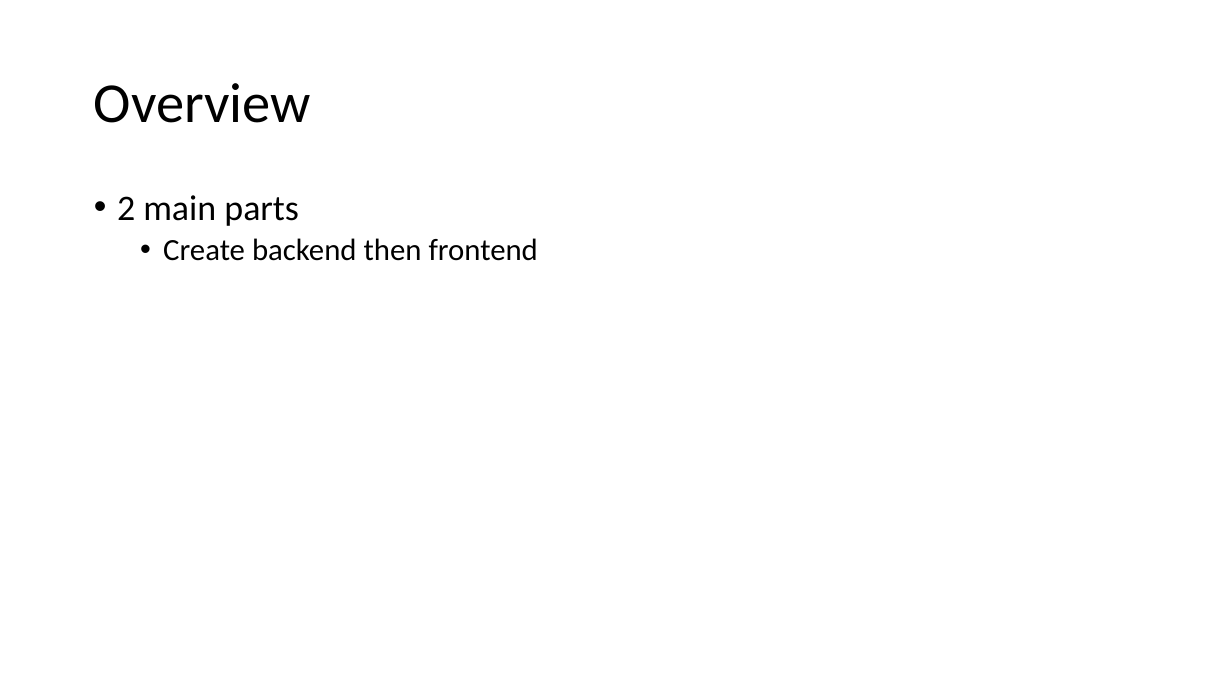
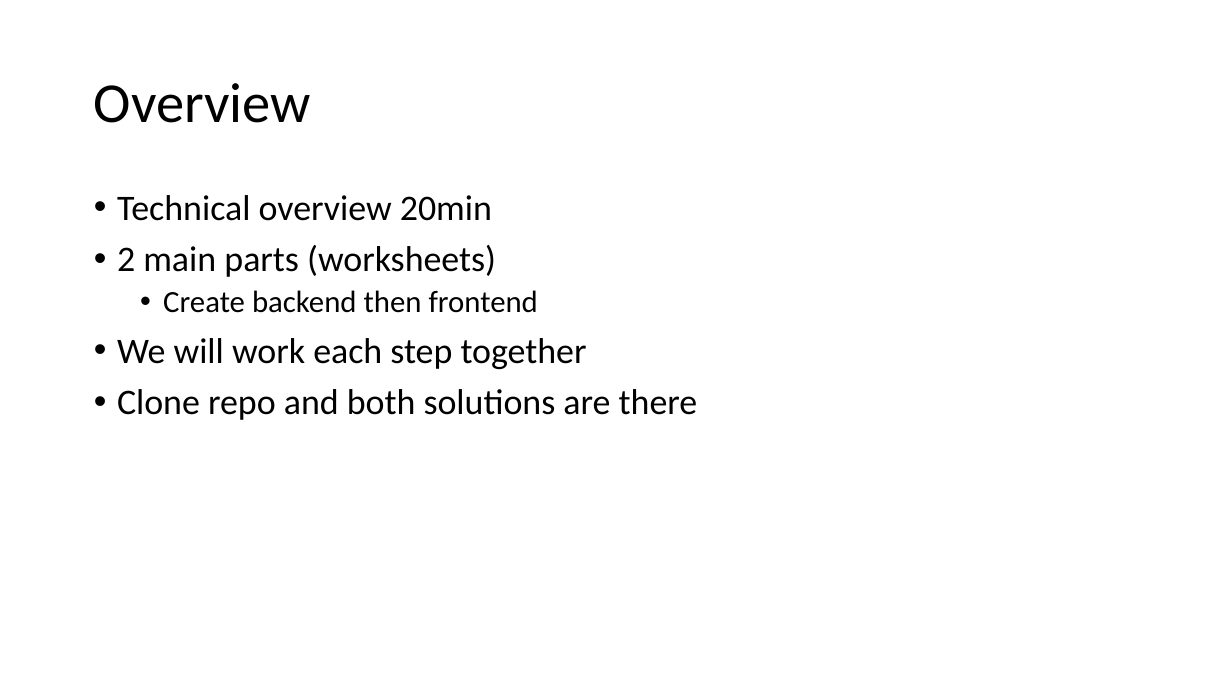
Before and after one commit to usri/ServerlessCloudNativeWorkshop, a slide deck: slide 3 of Creating a serverless cloud native app on Azure.pptx. Drawn at 1232x693 pixels with LibreOffice and Linux fonts; fonts in the diff are those of the drawing. Boxes give left, top, right and bottom in pixels: in the first picture for what was removed or moved away, otherwise in the second. Text is boxed around its words. In the diff, an @@ line names an element or a change of style, - is before the commit and + after.

```diff
--- a/Creating a serverless cloud native app on Azure.pptx
+++ b/Creating a serverless cloud native app on Azure.pptx
@@ text at [117,195,496,277]: text changed @@
-• 2 main parts
+• Technical overview 20min
+• 2 main parts (worksheets)
@@ text at [117,338,698,420]: paragraphs added @@
+• We will work each step together
+• Clone repo and both solutions are there
```
Also in this commit, not shown: 2 other slides changed, 1 other file.
